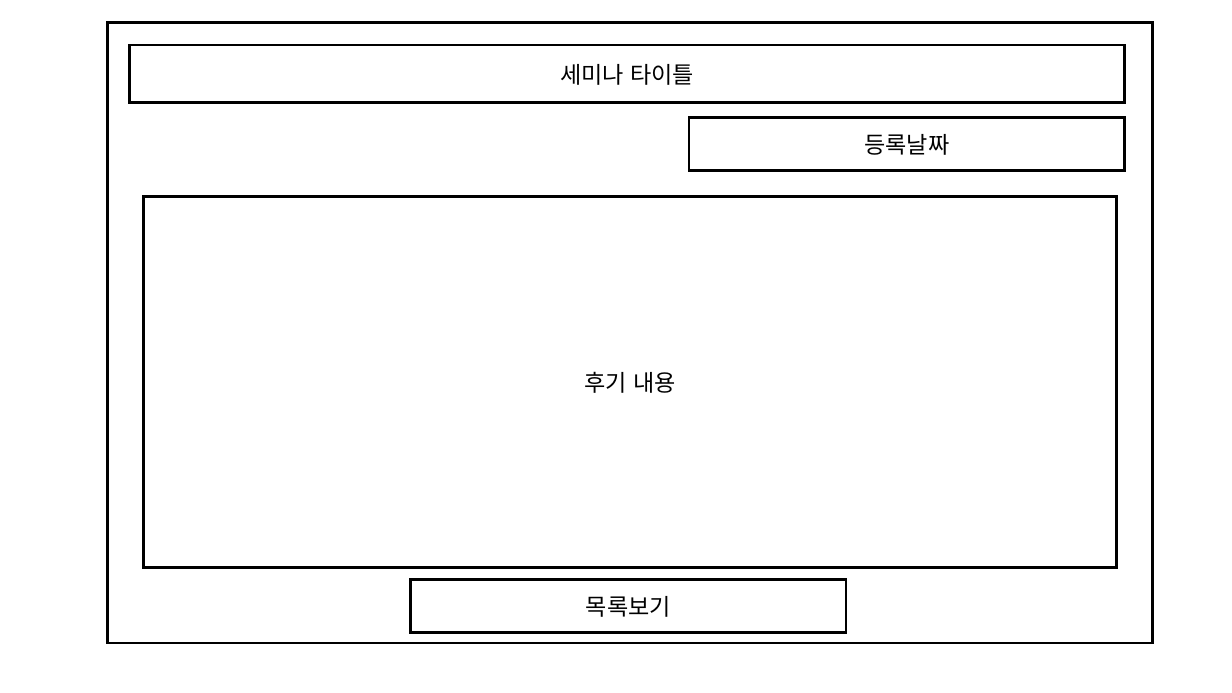
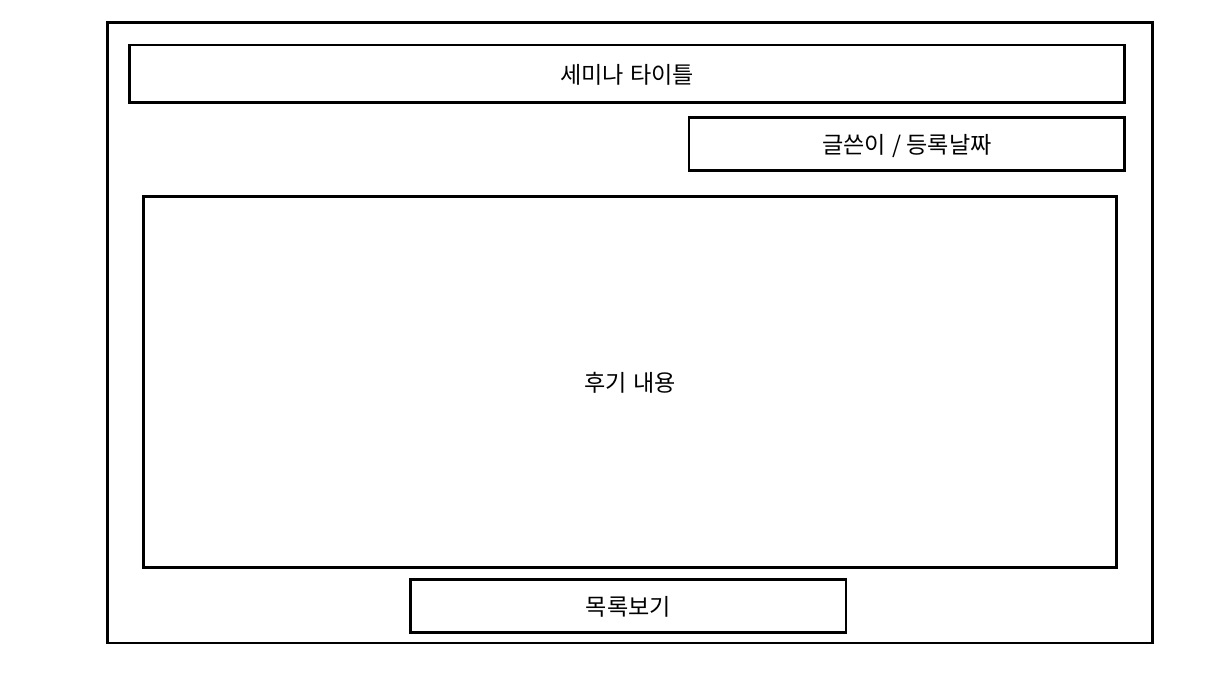
Before and after one commit to ezenteam2/e-Zone, a slide deck: slide 10 of gr2_kkb/기범- 화면설계(Project5).pptx (slide 11 before the commit). Drawn at 1232x693 pixels with LibreOffice and Linux fonts; fonts in the diff are those of the drawing. Boxes give left, top, right and bottom in pixels: in the first picture for what was removed or moved away, otherwise in the second. Text is boxed around its words. In the diff, an @@ line names an element or a change of style, - is before the commit and + after.

```diff
--- a/gr2_kkb/기범- 화면설계(Project5).pptx
+++ b/gr2_kkb/기범- 화면설계(Project5).pptx
@@ text in rectangle at (x1=822, y1=134, x2=992, y2=155): text changed @@
-등록날짜
+글쓴이 / 등록날짜
```
Also in this commit, not shown: 3 other slides changed, 1 slide removed, 1 other file.
